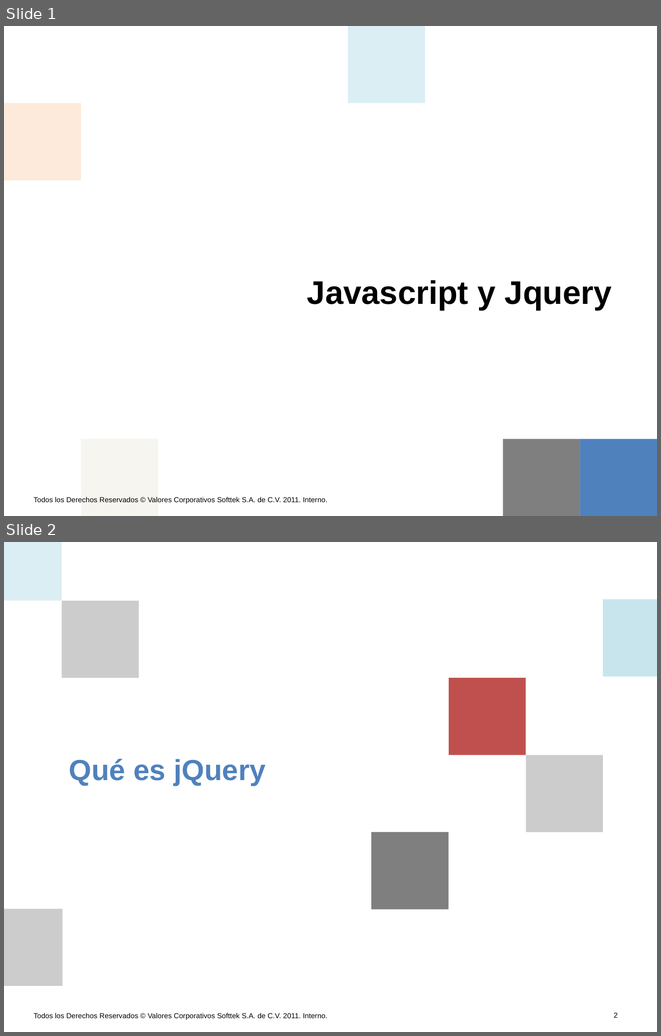
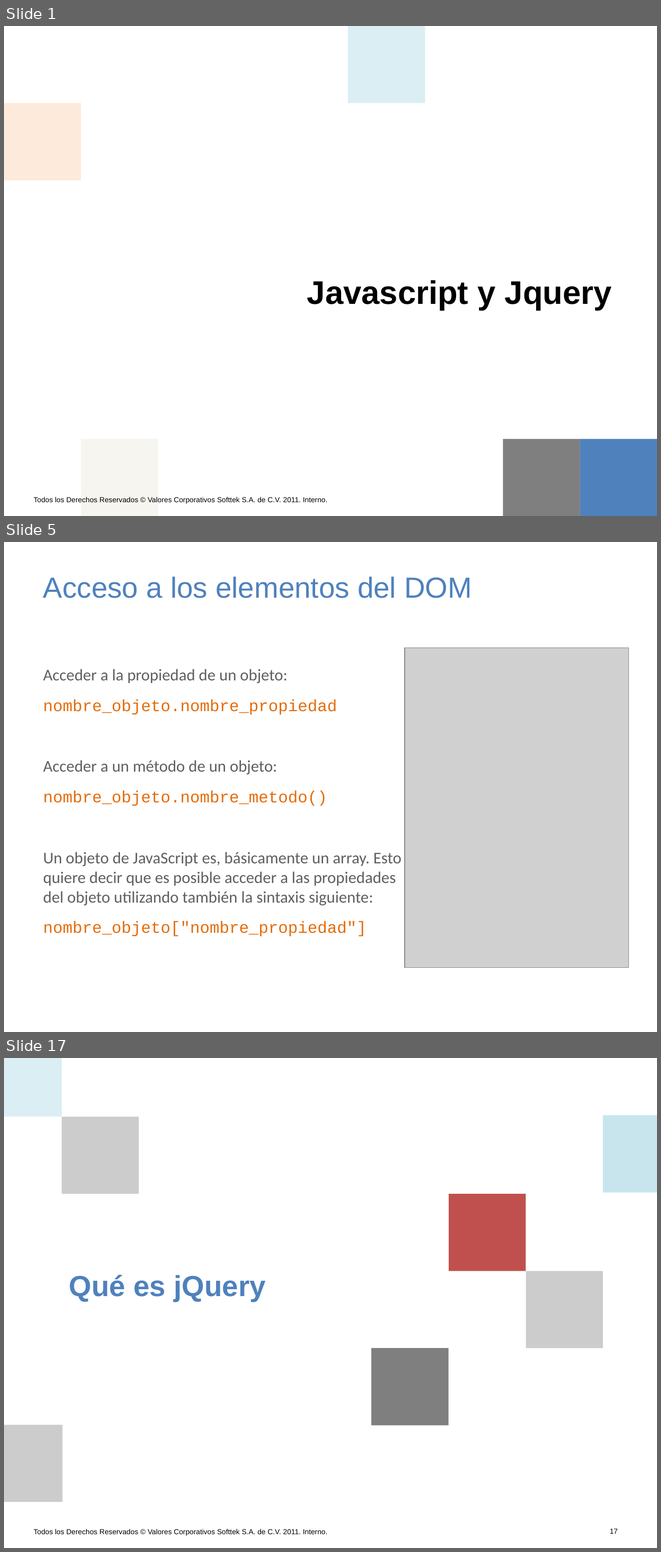
Before and after one commit to AlanNoboa/STKJavascriptJquery, a slide deck: Javascript y JQuery.pptx. Shown one above the other, each under a label of ours: slides 1 and 2 before the commit, slides 1, 5 and 17 after it; the slides between them are not shown. The pictures are 661x1036 and 661x1552 pixels, drawn with LibreOffice and Linux fonts; fonts in the diff are those of the drawing; grey boxes stand for pictures; background and template pictures are left out. Boxes give left, top, right and bottom in pixels: in the first picture for what was removed or moved away, otherwise in the second. Text is boxed around its words. In the diff, an @@ line names an element or a change of style, - is before the commit and + after.

```diff
--- a/Javascript y JQuery.pptx
+++ b/Javascript y JQuery.pptx
@@ slide 5 added at bbox=[4, 542, 657, 1032], background #FFFFFF @@
@@ title added at bbox=[43, 576, 472, 598], 32 pt, text #4F81BD @@
+Acceso a los elementos del DOM
@@ picture added at bbox=[405, 648, 629, 968] @@
@@ text added at bbox=[43, 669, 402, 936], 18 pt, text #5F5F5F @@
+Acceder a la propiedad de un objeto:
+nombre_objeto.nombre_propiedad
+Acceder a un método de un objeto:
+nombre_objeto.nombre_metodo()
+Un objeto de JavaScript es, básicamente un array. Esto quiere decir que es posible acceder a las propiedades del objeto utilizando también la sintaxis siguiente:
+nombre_objeto["nombre_propiedad"]
@@ what was slide 2 is now slide 17 @@
@@ page number at bbox=[610, 1528, 618, 1533]: text changed @@
-2
+17
```
Also in this commit, not shown: 14 other slides added.
